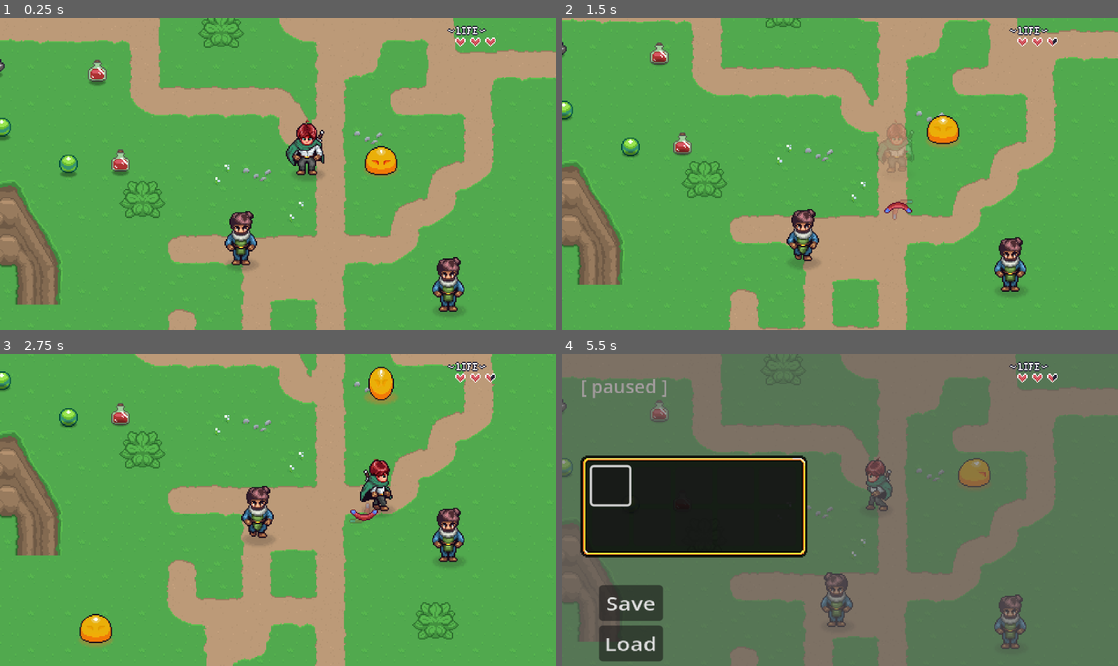
Above: before the commit, frames 1-4 (two rows, left to right).
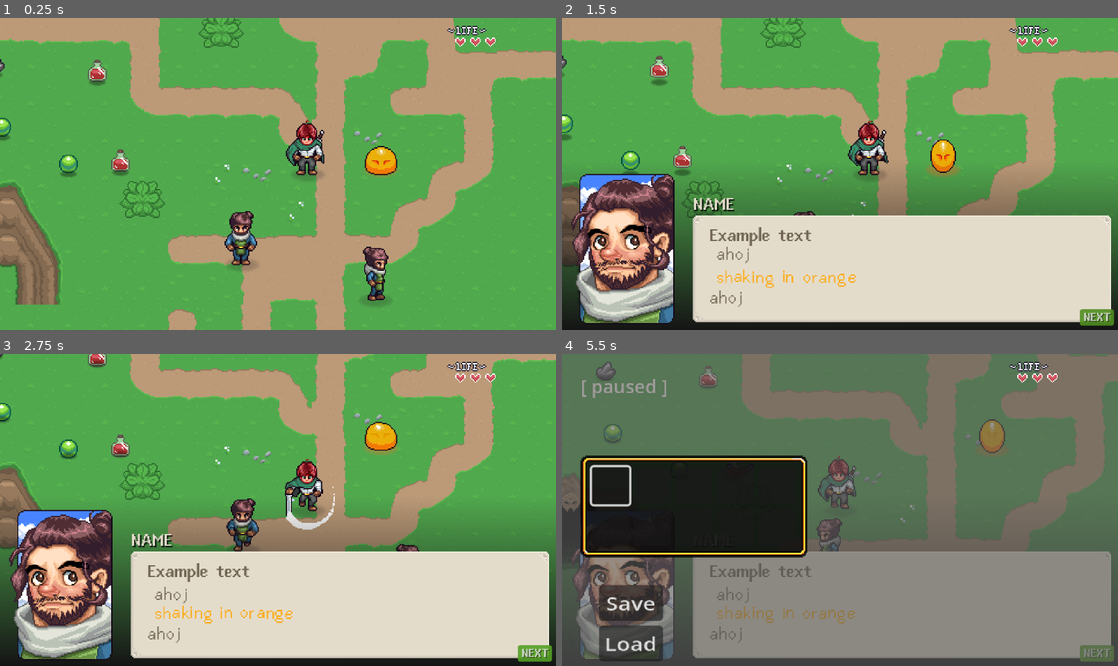
Above: after the commit, the same moments.

Repository: xatar/rpg2026second
Game: Godot game, scene res://playground.tscn
The game is run twice, just before and just after one commit, with the same random seed, the same clock (stepped at 60 frames per second) and the same inputs. Sound files missing from this copy of the repository are replaced by a short silence.
Inputs (mouse positions are in pixels of both pictures, inside the frame that each line leads up to):
- Up to frame 1 (0.25 s): no input
- Up to frame 2 (1.5 s): move the mouse to (962, 158) at 0.52 s; hold D (right) 0.53-1.28 s; hold Keypad 7 (test, bound only after the commit) 0.53-1.28 s; move the mouse to (728, 189) at 1.27 s; hold S (down) from 1.28 s (still down); right-click (728, 189) at 1.35 s
- Up to frame 3 (2.75 s): tap Keypad 7 (test, bound only after the commit) at 1.55, 2.3 s; move the mouse to (333, 441) at 2.02 s; release S (down) at 2.03 s; press the mouse at (333, 441) at 2.03 s; hold D (right) from 2.03 s (still down)
- Up to frame 4 (5.5 s): move the mouse to (812, 572) at 2.77 s; release D (right) at 2.78 s; release the mouse at (812, 572) at 2.78 s; hold W (up) 2.78-3.53 s; tap F (interact) at 2.85 s; tap Keypad 7 (test, bound only after the commit) at 3.05, 4.35, 5.3 s; move the mouse to (1006, 556) at 3.52 s; hold Keypad 7 (test, bound only after the commit) 3.53-4.28 s; hold A (left) 3.53-5.03 s; tap Escape (pause) at 4.15 s; move the mouse to (673, 463) at 4.27 s; move the mouse to (867, 510) at 5.02 s; hold S (down) from 5.03 s (still down); hold Right mouse button (ability) from 5.03 s (still down)

The runs differ from the first frame. In frame 1, 1.4% of the frame differs, in the area x 65-84%, y 73-96%; in frame 2, 62%; in frame 3, 64%, in the area x 0-100%, y 0-100%; in frame 4, 56%.

Commit message:
dialogue overlay

Diff:
--- /dev/null
+++ b/dialog_system.gd
@@ -0,0 +1,45 @@
+@tool
+@icon("res://npc_and_dialog/icons/star_bubble.svg")
+
+class_name DialogSystemNode extends CanvasLayer
+var is_active:bool = false
+
+@onready var dialog_ui: Control = $DialogUI
+
+
+# Called when the node enters the scene tree for the first time.
+func _ready() -> void:
+	if Engine.is_editor_hint():
+		if get_viewport() is Window:
+			get_parent().remove_child(self)
+			return
+		return
+	hide_dialog()
+	pass # Replace with function body.
+
+func _unhandled_input(event: InputEvent) -> void:
+	#if is_active == false:
+		#return
+	if event.is_action_pressed("test"):
+		if is_active == false:
+			show_dialog()
+		else:
+			hide_dialog()
+	pass
+
+func show_dialog()->void:
+	is_active = true
+	dialog_ui.visible = true
+	dialog_ui.process_mode = Node.PROCESS_MODE_ALWAYS
+	get_tree().paused = true
+	pass
+
+func hide_dialog()->void:
+	is_active = false
+	dialog_ui.visible = false
+	dialog_ui.process_mode = Node.PROCESS_MODE_DISABLED
+	get_tree().paused = false
+	pass
+# Called every frame. 'delta' is the elapsed time since the previous frame.
+func _process(delta: float) -> void:
+	pass
--- /dev/null
+++ b/dialog_system.tscn
@@ -0,0 +1,176 @@
+[gd_scene format=3 uid="uid://dx2jvqpn2ty7q"]
+
+[ext_resource type="Script" uid="uid://kxgpol821fdp" path="res://dialog_system.gd" id="1_3ealq"]
+[ext_resource type="Texture2D" uid="uid://upd3klm0yesm" path="res://npc_and_dialog/sprites/text-bubble.png" id="2_qxpbi"]
+[ext_resource type="FontFile" uid="uid://cs7jf8coq75t3" path="res://npc_and_dialog/fonts/Abaddon Light.ttf" id="3_a33ws"]
+[ext_resource type="FontFile" uid="uid://d3teuoopvs3lo" path="res://npc_and_dialog/fonts/Abaddon Bold.ttf" id="4_gn7cj"]
+[ext_resource type="Texture2D" uid="uid://dy35o4prwcqmx" path="res://npc_and_dialog/sprites/portraits/npc_portrait_01.png" id="5_a33ws"]
+
+[sub_resource type="Gradient" id="Gradient_eaxwd"]
+colors = PackedColorArray(1, 1, 1, 0, 1, 1, 1, 1)
+
+[sub_resource type="GradientTexture2D" id="GradientTexture2D_0llje"]
+gradient = SubResource("Gradient_eaxwd")
+fill_to = Vector2(0, 1)
+
+[sub_resource type="StyleBoxTexture" id="StyleBoxTexture_iqx8y"]
+content_margin_left = 14.0
+content_margin_top = 10.0
+content_margin_right = 14.0
+content_margin_bottom = 10.0
+texture = ExtResource("2_qxpbi")
+texture_margin_left = 16.0
+texture_margin_top = 16.0
+texture_margin_right = 16.0
+texture_margin_bottom = 16.0
+
+[sub_resource type="StyleBoxFlat" id="StyleBoxFlat_gn7cj"]
+content_margin_left = 4.0
+content_margin_top = 0.0
+content_margin_right = 4.0
+content_margin_bottom = 0.0
+bg_color = Color(1, 1, 1, 0.8980392)
+corner_radius_top_left = 3
+corner_radius_top_right = 3
+corner_radius_bottom_right = 3
+corner_radius_bottom_left = 3
+
+[sub_resource type="Animation" id="Animation_eaxwd"]
+length = 0.001
+tracks/0/type = "value"
+tracks/0/imported = false
+tracks/0/enabled = true
+tracks/0/path = NodePath(".:modulate")
+tracks/0/interp = 1
+tracks/0/loop_wrap = true
+tracks/0/keys = {
+"times": PackedFloat32Array(0),
+"transitions": PackedFloat32Array(1),
+"update": 0,
+"values": [Color(1, 1, 1, 1)]
+}
+
+[sub_resource type="Animation" id="Animation_0llje"]
+resource_name = "new_animation"
+loop_mode = 1
+tracks/0/type = "value"
+tracks/0/imported = false
+tracks/0/enabled = true
+tracks/0/path = NodePath(".:modulate")
+tracks/0/interp = 1
+tracks/0/loop_wrap = true
+tracks/0/keys = {
+"times": PackedFloat32Array(0, 0.5, 1),
+"transitions": PackedFloat32Array(1, 1, 1),
+"update": 0,
+"values": [Color(1, 1, 1, 1), Color(1.083, 1.159, 1.159, 1), Color(1, 1, 1, 1)]
+}
+
+[sub_resource type="AnimationLibrary" id="AnimationLibrary_iqx8y"]
+_data = {
+&"RESET": SubResource("Animation_eaxwd"),
+&"new_animation": SubResource("Animation_0llje")
+}
+
+[node name="DialogSystem" type="CanvasLayer" unique_id=289145181]
+process_mode = 3
+layer = 0
+script = ExtResource("1_3ealq")
+
+[node name="DialogUI" type="Control" parent="." unique_id=2006675351]
+layout_mode = 3
+anchors_preset = 15
+anchor_right = 1.0
+anchor_bottom = 1.0
+grow_horizontal = 2
+grow_vertical = 2
+
+[node name="TextureRect" type="TextureRect" parent="DialogUI" unique_id=463637133]
+modulate = Color(0.08468992, 0.08468994, 0.08468988, 1)
+layout_mode = 1
+anchors_preset = 12
+anchor_top = 1.0
+anchor_right = 1.0
+anchor_bottom = 1.0
+offset_top = -149.0
+grow_horizontal = 2
+grow_vertical = 0
+texture = SubResource("GradientTexture2D_0llje")
+
+[node name="PanelContainer" type="PanelContainer" parent="DialogUI" unique_id=258926174]
+layout_mode = 1
+anchors_preset = 3
+anchor_left = 1.0
+anchor_top = 1.0
+anchor_right = 1.0
+anchor_bottom = 1.0
+offset_left = -367.0
+offset_top = -99.0
+offset_right = -6.0
+offset_bottom = -7.0
+grow_horizontal = 0
+grow_vertical = 0
+theme_override_styles/panel = SubResource("StyleBoxTexture_iqx8y")
+
+[node name="RichTextLabel" type="RichTextLabel" parent="DialogUI/PanelContainer" unique_id=998031758]
+layout_mode = 2
+theme_override_colors/default_color = Color(0.4392157, 0.39607844, 0.32156864, 1)
+theme_override_fonts/normal_font = ExtResource("3_a33ws")
+theme_override_fonts/bold_font = ExtResource("4_gn7cj")
+bbcode_enabled = true
+text = "[b]Example text
+[/b][wave] ahoj[/wave]
+[shake] [color=orange]shaking in orange[/color][/shake]
+ahoj"
+fit_content = true
+scroll_active = false
+
+[node name="NameLabel" type="Label" parent="DialogUI" unique_id=86124352]
+layout_mode = 0
+offset_left = 113.0
+offset_top = 154.0
+offset_right = 150.0
+offset_bottom = 172.0
+theme_override_colors/font_color = Color(0.89411765, 0.8627451, 0.79607844, 1)
+theme_override_colors/font_shadow_color = Color(0, 0, 0, 0.69900006)
+theme_override_colors/font_outline_color = Color(0, 0, 0, 1)
+theme_override_constants/shadow_offset_x = 1
+theme_override_fonts/font = ExtResource("4_gn7cj")
+text = "NAME"
+
+[node name="PortraitSprite" type="Sprite2D" parent="DialogUI" unique_id=210063931]
+position = Vector2(56, 200)
+texture = ExtResource("5_a33ws")
+hframes = 4
+
+[node name="Timer" type="Timer" parent="DialogUI" unique_id=1062727853]
+
+[node name="AudioStreamPlayer" type="AudioStreamPlayer" parent="DialogUI" unique_id=1105872308]
+
+[node name="DialogProgressIndicator" type="PanelContainer" parent="DialogUI" unique_id=1432519395]
+self_modulate = Color(0.30980393, 0.54901963, 0.1254902, 1)
+layout_mode = 0
+offset_left = 447.0
+offset_top = 252.0
+offset_right = 487.0
+offset_bottom = 273.0
+scale = Vector2(0.73781824, 0.6774797)
+theme_override_styles/panel = SubResource("StyleBoxFlat_gn7cj")
+
+[node name="Label" type="Label" parent="DialogUI/DialogProgressIndicator" unique_id=426265569]
+modulate = Color(1, 1, 1, 0.7176471)
+layout_mode = 2
+size_flags_horizontal = 0
+size_flags_vertical = 8
+theme_override_colors/font_color = Color(1.177, 1.177, 1.177, 1)
+theme_override_colors/font_shadow_color = Color(0, 0, 0, 0.69900006)
+theme_override_colors/font_outline_color = Color(0, 0, 0, 1)
+theme_override_constants/shadow_offset_x = 1
+theme_override_fonts/font = ExtResource("4_gn7cj")
+text = "NEXT"
+horizontal_alignment = 3
+vertical_alignment = 2
+
+[node name="AnimationPlayer" type="AnimationPlayer" parent="DialogUI/DialogProgressIndicator" unique_id=153980731]
+libraries/ = SubResource("AnimationLibrary_iqx8y")
+autoplay = &"new_animation"
--- a/npc_behaviour_patrol.gd
+++ b/npc_behaviour_patrol.gd
@@ -36,18 +36,18 @@
 			for i in patrol_location.size():
 				var _p = patrol_location[i] as PatrolLocation
 
-				#if not _p.transform_changed.is_connected(gather_patrol_locations):
-					#_p.transform_changed.connect(gather_patrol_locations)
+				if not _p.transform_changed.is_connected(gather_patrol_locations):
+					_p.transform_changed.connect(gather_patrol_locations)
 
 				_p.update_label(str(i))
 				_p.modulate = _get_color_by_index(i)
 
-				#var _next : PatrolLocation
-				#if i < patrol_location.size()-1:
-					#_next = patrol_location[i + 1]
-				#else:
-					#_next = patrol_location[0]
-				#_p.update_line(_next.postion)
+				var _next : PatrolLocation
+				if i < patrol_location.size()-1:
+					_next = patrol_location[i + 1]
+				else:
+					_next = patrol_location[0]
+				_p.update_line(_next.position)
 		return
 	pass
 
@@ -61,7 +61,7 @@
 func _process(delta: float) -> void:
 	if Engine.is_editor_hint():
 		return
-	if npc.global_position.distance_to(target.target_postion) < 1:
+	if npc.global_position.distance_to(target.target_position) < 5.0:
 		start()
 	pass
 
@@ -69,7 +69,7 @@
 	if npc.do_behaviour == false or patrol_location.size()<2:
 		return
 	#Idle
-	npc.global_position = target.target_postion
+	npc.global_position = target.target_position
 	npc.state = "idle"
 	npc.velocity = Vector2.ZERO
 	npc.update_animation()
@@ -82,9 +82,9 @@
 	if npc.do_behaviour == false:
 		return
 	npc.state = "walk"
-	var _dir = global_position.direction_to(target.target_postion)
+	var _dir = npc.global_position.direction_to(target.target_position)
 	npc.direction = _dir
 	npc.velocity = walk_speed * _dir
-	npc.update_direction(target.target_postion)
+	npc.update_direction(target.target_position)
 	npc.update_animation()
 	pass
--- a/patrol_location.gd
+++ b/patrol_location.gd
@@ -7,7 +7,7 @@
 		_update_wait_time_label()
 
 
-var target_postion : Vector2  = Vector2.ZERO
+var target_position : Vector2  = Vector2.ZERO
 
 signal transform_changed
 
@@ -29,7 +29,7 @@
 
 # Called when the node enters the scene tree for the first time.
 func _ready() -> void:
-	target_postion = global_position
+	target_position = global_position
 	_update_wait_time_label()
 	if Engine.is_editor_hint():
 		return
--- a/playground.tscn
+++ b/playground.tscn
@@ -17,6 +17,7 @@
 [ext_resource type="Resource" uid="uid://1iivqoiiod7w" path="res://npc_01.tres" id="15_dk0co"]
 [ext_resource type="PackedScene" uid="uid://rvfsuwrxxr4e" path="res://npc_behaviour_wander.tscn" id="15_jgc46"]
 [ext_resource type="PackedScene" uid="uid://neiy48l6uifn" path="res://npc_behaviour_patrol.tscn" id="17_ycdrs"]
+[ext_resource type="PackedScene" uid="uid://do6o4gp8rrxtb" path="res://patrol_location.tscn" id="18_ycdrs"]
 
 [node name="Playground" type="Node2D" unique_id=1621601241]
 y_sort_enabled = true
@@ -115,3 +116,27 @@
 
 [node name="NpcBehaviourPatrol" parent="NPC2" unique_id=1292298052 instance=ExtResource("17_ycdrs")]
 position = Vector2(-35, -4)
+
+[node name="PatrolLocation2" parent="NPC2/NpcBehaviourPatrol" unique_id=903740058 instance=ExtResource("18_ycdrs")]
+modulate = Color(1, 0, 0, 1)
+position = Vector2(-35, -8)
+
+[node name="PatrolLocation3" parent="NPC2/NpcBehaviourPatrol" unique_id=460644962 instance=ExtResource("18_ycdrs")]
+modulate = Color(0, 1, 0, 1)
+position = Vector2(39, 26)
+
+[node name="PatrolLocation4" parent="NPC2/NpcBehaviourPatrol" unique_id=1029942336 instance=ExtResource("18_ycdrs")]
+modulate = Color(0, 0, 1, 1)
+position = Vector2(109, 8)
+
+[node name="PatrolLocation5" parent="NPC2/NpcBehaviourPatrol" unique_id=996718162 instance=ExtResource("18_ycdrs")]
+modulate = Color(1, 1, 0, 1)
+position = Vector2(115, -66)
+
+[node name="PatrolLocation6" parent="NPC2/NpcBehaviourPatrol" unique_id=320751877 instance=ExtResource("18_ycdrs")]
+modulate = Color(1, 0, 1, 1)
+position = Vector2(58, -74)
+
+[node name="PatrolLocation7" parent="NPC2/NpcBehaviourPatrol" unique_id=848077342 instance=ExtResource("18_ycdrs")]
+modulate = Color(0, 1, 1, 1)
+position = Vector2(-22, -78)
--- a/project.godot
+++ b/project.godot
@@ -33,6 +33,7 @@
 SaveManager="*res://global_save_manager.gd"
 PauseMenu="*res://pause_menu.tscn"
 AudioManager="*uid://bwoc4jb1ui8sr"
+DialogSystem="*uid://dx2jvqpn2ty7q"
 
 [display]
 
@@ -85,6 +86,11 @@
 , Object(InputEventKey,"resource_local_to_scene":false,"resource_name":"","device":-1,"window_id":0,"alt_pressed":false …(183 unchanged characters)…
 ]
 }
+test={
+"deadzone": 0.2,
+"events": [Object(InputEventKey,"resource_local_to_scene":false,"resource_name":"","device":-1,"window_id":0,"alt_pressed":false,"shift_pressed":false,"ctrl_pressed":false,"meta_pressed":false,"pressed":false,"keycode":0,"physical_keycode":4194445,"key_label":0,"unicode":55,"location":0,"echo":false,"script":null)
+]
+}
 
 [layer_names]
 
Not shown, added: dialog_system.gd.uid
